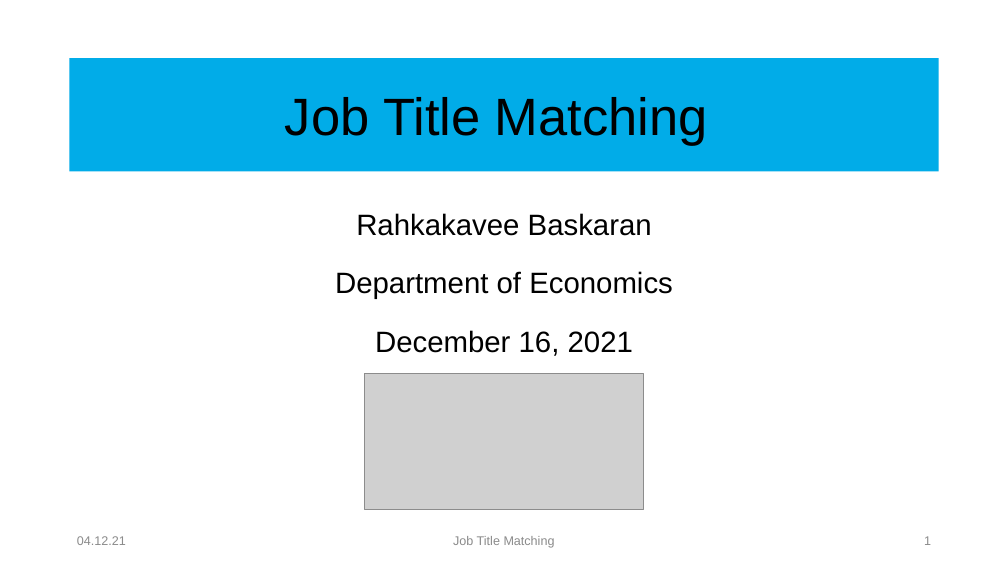
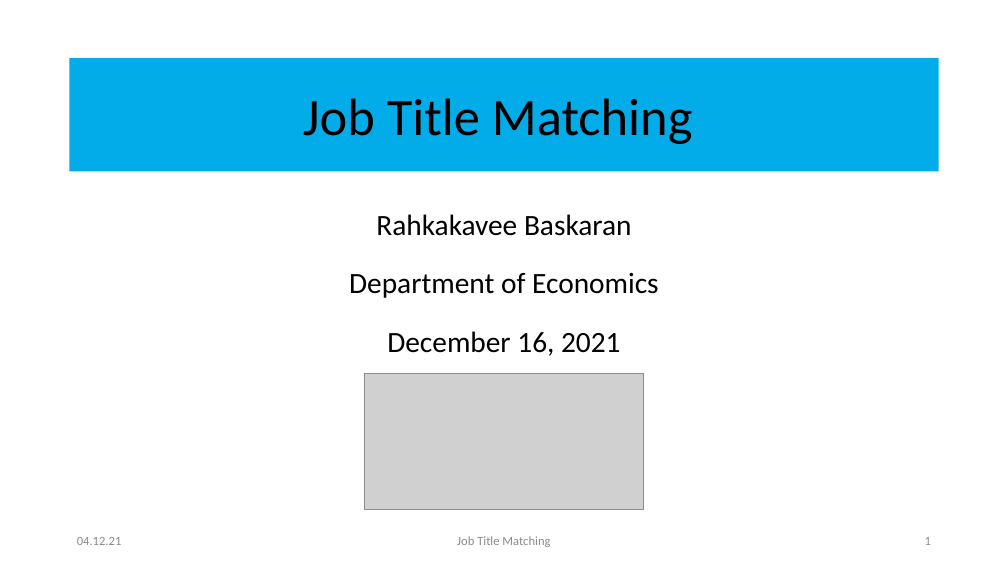
Before and after one commit to Rahkakavee/job-title-matching, a slide deck: slide 1 of presentation/Kolloquium.pptx. Drawn at 1008x567 pixels with LibreOffice and Linux fonts; fonts in the diff are those of the drawing; grey boxes stand for pictures. Boxes give left, top, right and bottom in pixels: in the first picture for what was removed or moved away, otherwise in the second. Text is boxed around its words. In the diff, an @@ line names an element or a change of style, - is before the commit and + after.

```diff
--- a/presentation/Kolloquium.pptx
+++ b/presentation/Kolloquium.pptx
@@ font Arial to Calibri in 4 elements at (x1=349, y1=214, x2=659, y2=356), (x1=70, y1=58, x2=939, y2=172), (x1=77, y1=537, x2=122, y2=545), (x1=457, y1=536, x2=550, y2=547) @@
```
Also in this commit, not shown: 10 other slides changed, 5 slides added.
